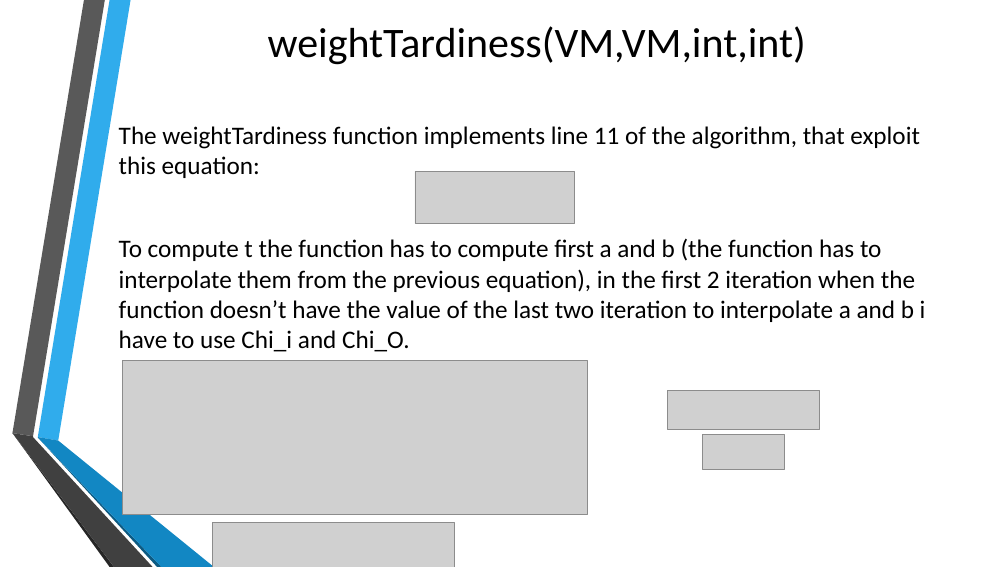
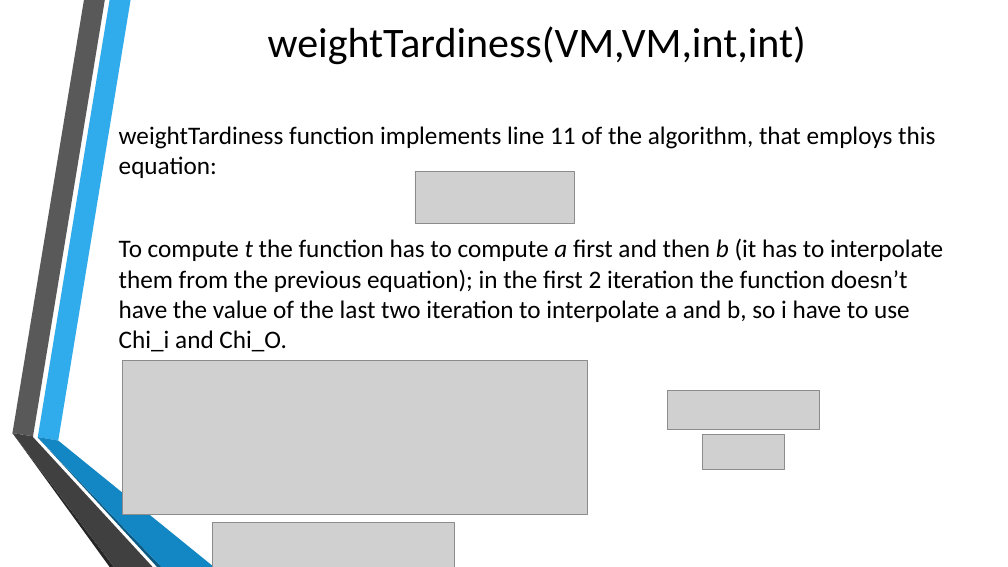
Before and after one commit to Mick95/ParallelProject, a slide deck: slide 8 of projectP/Presentation.pptx. Drawn at 1008x567 pixels with LibreOffice and Linux fonts; fonts in the diff are those of the drawing; grey boxes stand for pictures; background and template pictures are left out. Boxes give left, top, right and bottom in pixels: in the first picture for what was removed or moved away, otherwise in the second. Text is boxed around its words. In the diff, an @@ line names an element or a change of style, - is before the commit and + after.

```diff
--- a/projectP/Presentation.pptx
+++ b/projectP/Presentation.pptx
@@ text at [119, 126, 943, 352]: text changed @@
-The weightTardiness function implements line 11 of the algorithm, that exploit this equation:
-To compute t the function has to compute first a and b (the function has to interpolate them from the previous equation), in the first 2 iteration when the function doesn’t have the value of the last two iteration to interpolate a and b i have to use Chi_i and Chi_O.
+weightTardiness function implements line 11 of the algorithm, that employs this equation:
+To compute t the function has to compute a first and then b (it has to interpolate them from the previous equation); in the first 2 iteration the function doesn’t have the value of the last two iteration to interpolate a and b, so i have to use Chi_i and Chi_O.
```
Also in this commit, not shown: 9 other slides changed.
